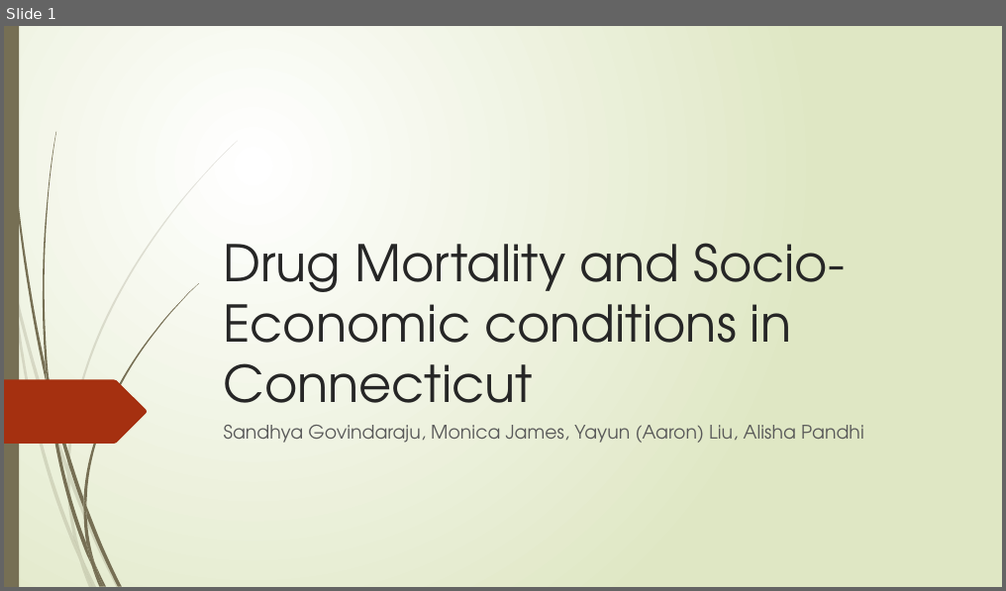
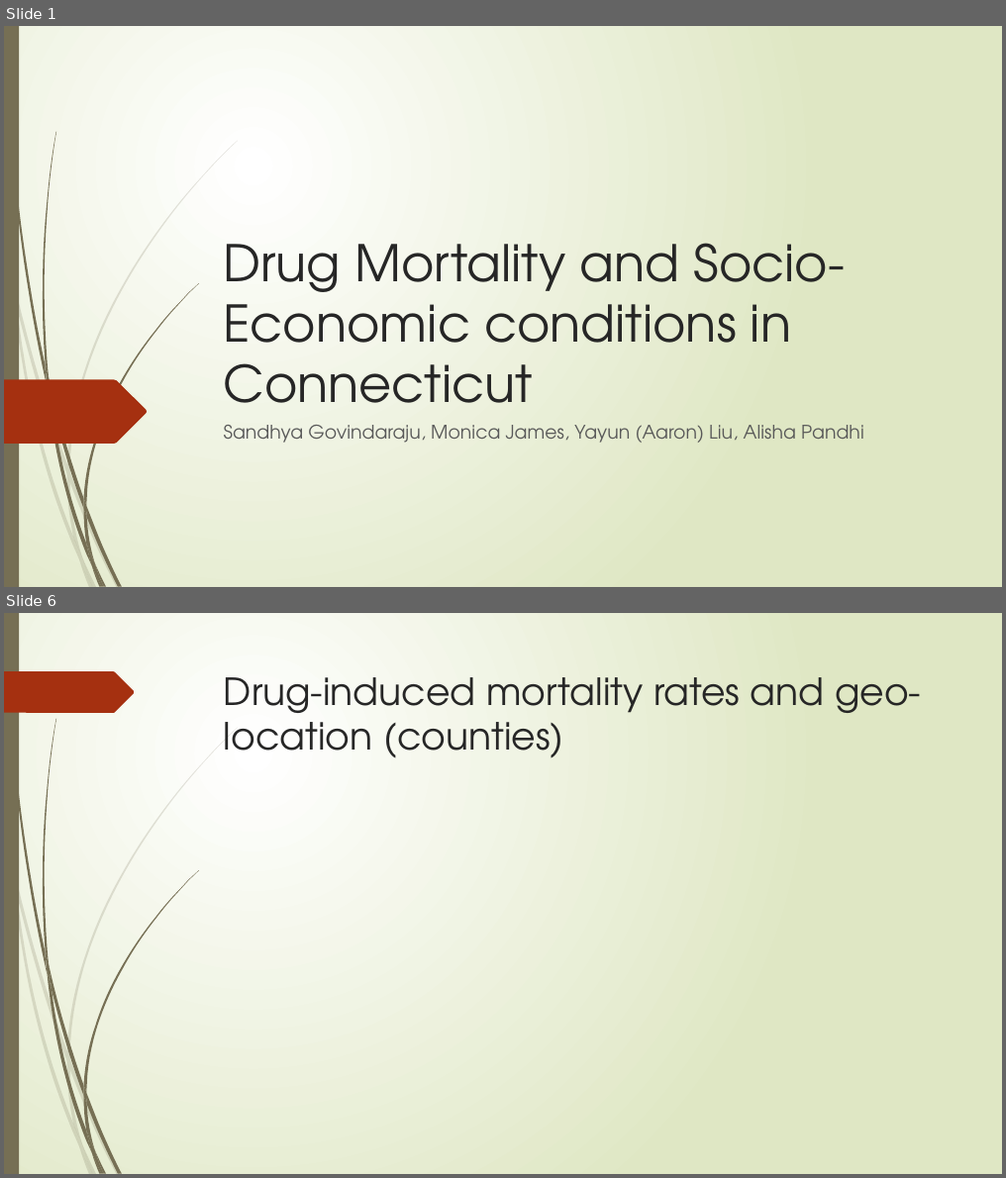
Before and after one commit to yayunl/DataViz-Project1, a slide deck: Drug Mortality and Socio-Economic conditions in Connecticut.pptx. Shown one above the other, each under a label of ours: slide 1 before the commit, slides 1 and 6 after it; the slides between them are not shown. The pictures are 1006x591 and 1006x1178 pixels, drawn with LibreOffice and Linux fonts; fonts in the diff are those of the drawing. Boxes give left, top, right and bottom in pixels: in the first picture for what was removed or moved away, otherwise in the second. Text is boxed around its words. In the diff, an @@ line names an element or a change of style, - is before the commit and + after.

```diff
--- a/Drug Mortality and Socio-Economic conditions in Connecticut.pptx
+++ b/Drug Mortality and Socio-Economic conditions in Connecticut.pptx
@@ slide 6 added at [4,613,1002,1174], background gradient #FFFFFF to #DFE8C4; not listed: 23 template elements that a slide beside it also shows @@
@@ freeform shape added at [4,671,135,713], fill #A53010 @@
@@ title added at [224,677,921,759], 36 pt, text #262626 @@
+Drug-induced mortality rates and geo-location (counties)
```
Also in this commit, not shown: 1 slide changed, 7 other slides added, 1 slide removed.
